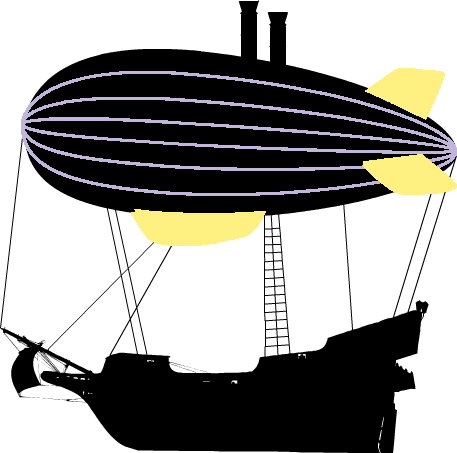
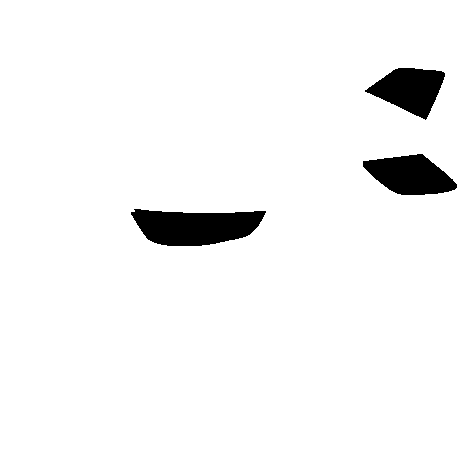
Layers edited between the first and the second 457 × 453 image:
painted on "Слой 2" over bbox(131, 68, 457, 246)
hid "Слой 1" over bbox(21, 71, 457, 196)
hid "Слой 0" over bbox(0, 0, 457, 453)
